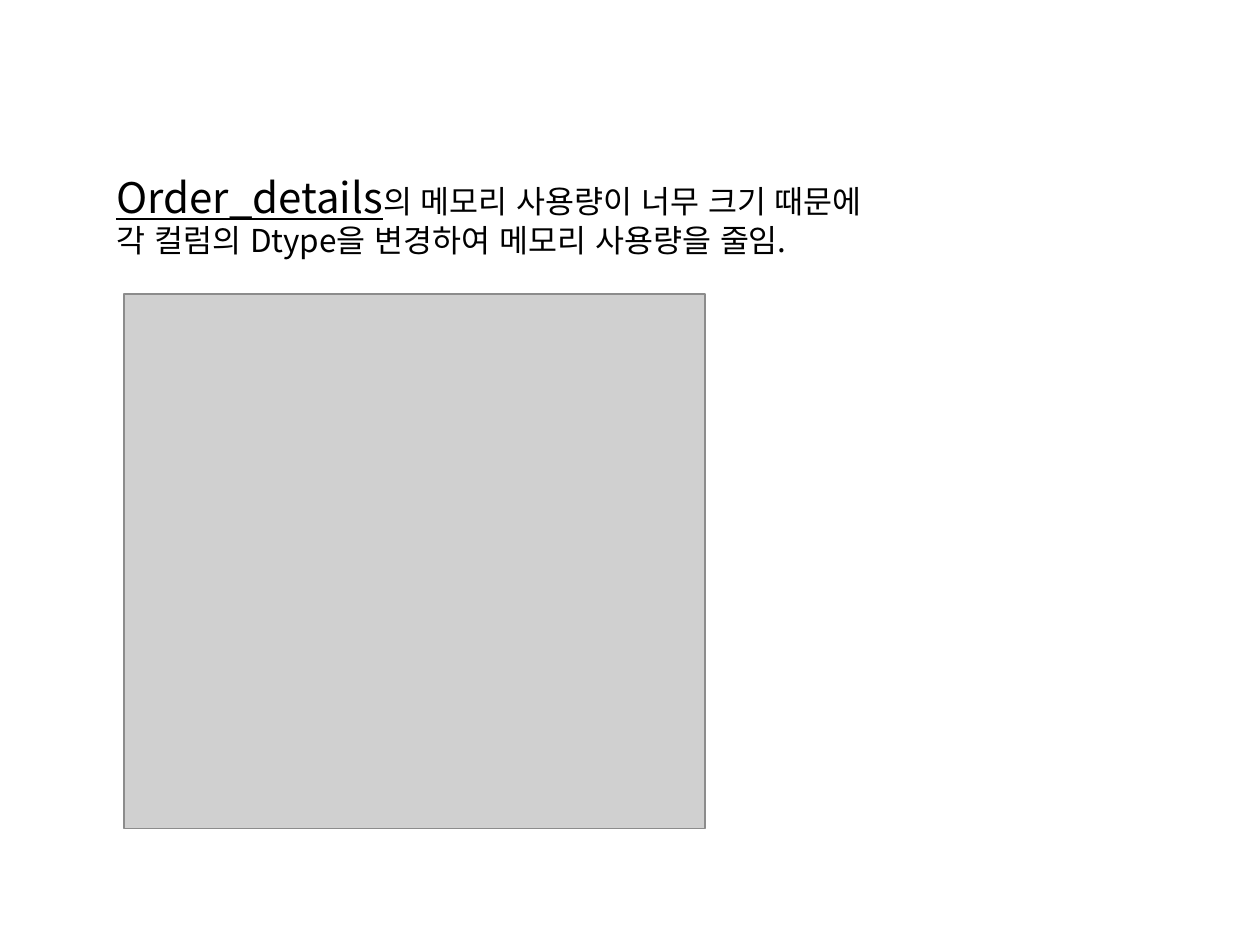
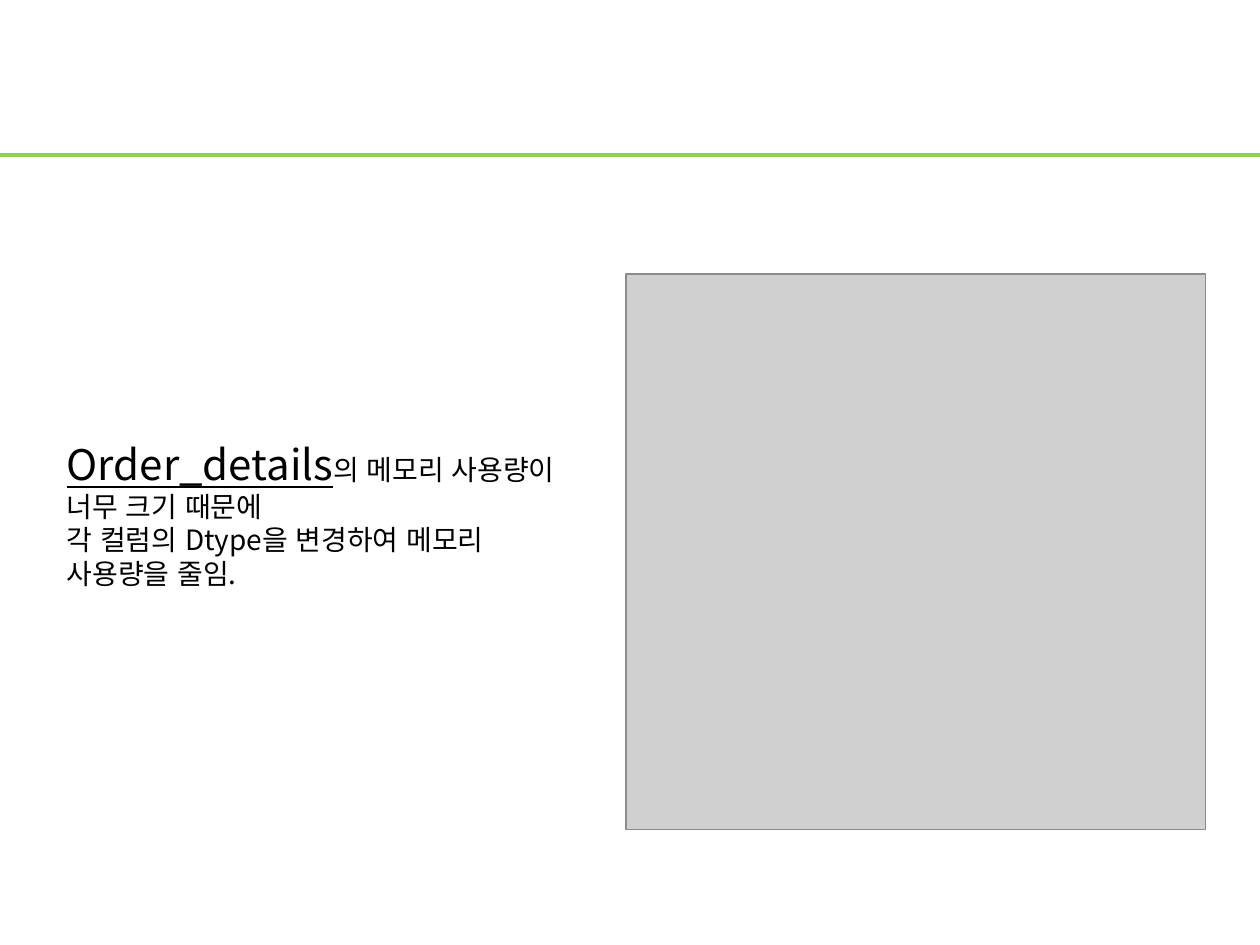
Before and after one commit to WasVelinn/1stPerSonalProjecT, a slide deck: slide 23 of 프레젠테이션1.pptx. Drawn at 1260x945 pixels with LibreOffice and Linux fonts; fonts in the diff are those of the drawing; grey boxes stand for pictures. Boxes give left, top, right and bottom in pixels: in the first picture for what was removed or moved away, otherwise in the second. Text is boxed around its words. In the diff, an @@ line names an element or a change of style, - is before the commit and + after.

```diff
--- a/프레젠테이션1.pptx
+++ b/프레젠테이션1.pptx
@@ line added from (0, 155) to (1260, 155), #92D050 2.25 pt @@
@@ picture removed at (123, 294, 704, 828) @@
@@ picture added at (626, 275, 1206, 830) @@
@@ text "Order_details의 메모리 사용량이 너무 크기 ...": place and size @@
-text "Order_details의 메모리 사용량이 너무 크기 ..." at (116, 179, 862, 260)
+text "Order_details의 메모리 사용량이 너무 크기 ..." at (67, 446, 555, 587)
@@ text "Order_details의 메모리 사용량이 너무 크기 ..." at (67, 446, 555, 587): size 18 to 16 pt in "Order_details의 메모리 사용량이 너무 크기 때문에", "각 컬럼의 Dtype을 변경하여 메모리 사용량을 줄임." @@
```
Also in this commit, not shown: 39 other slides changed, 2 slides added, 2 slides removed, 18 other files.
